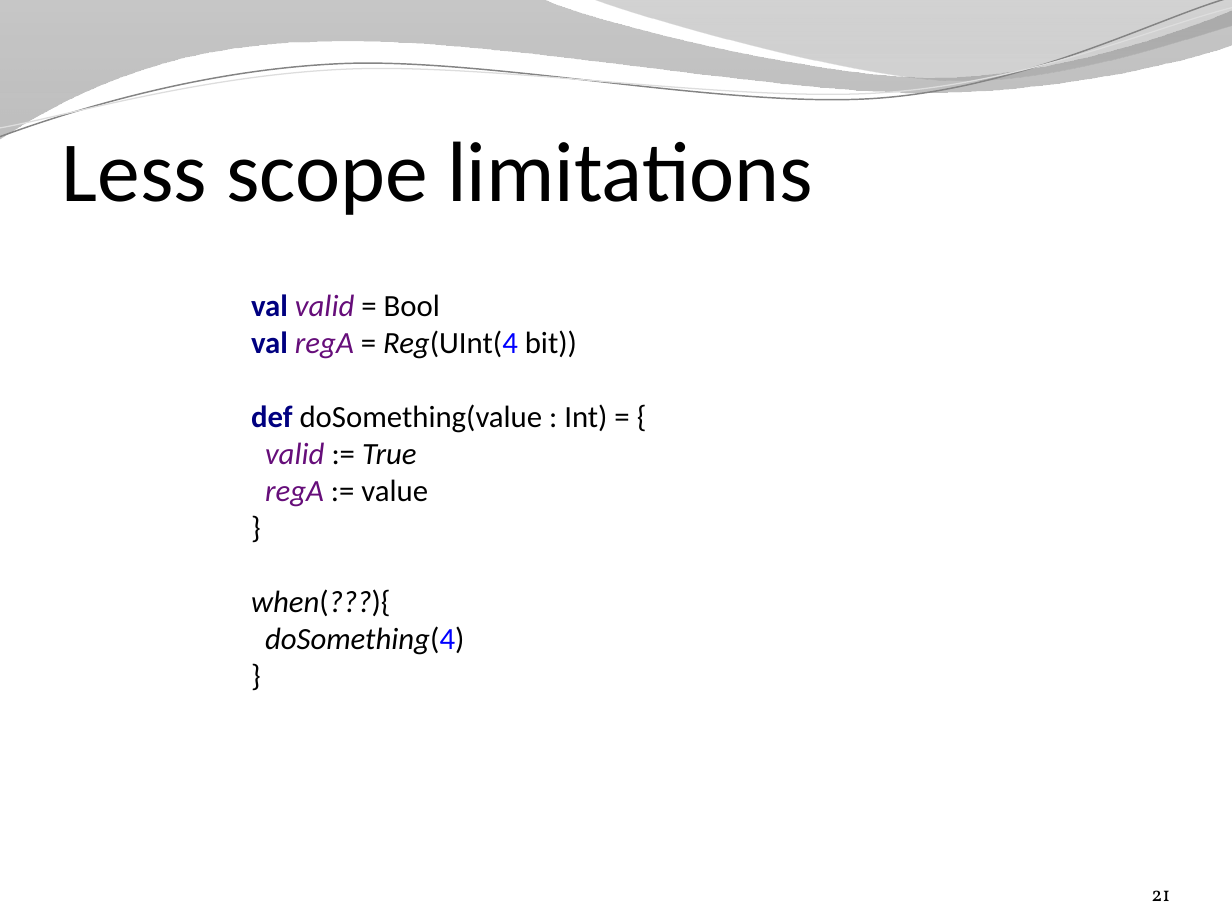
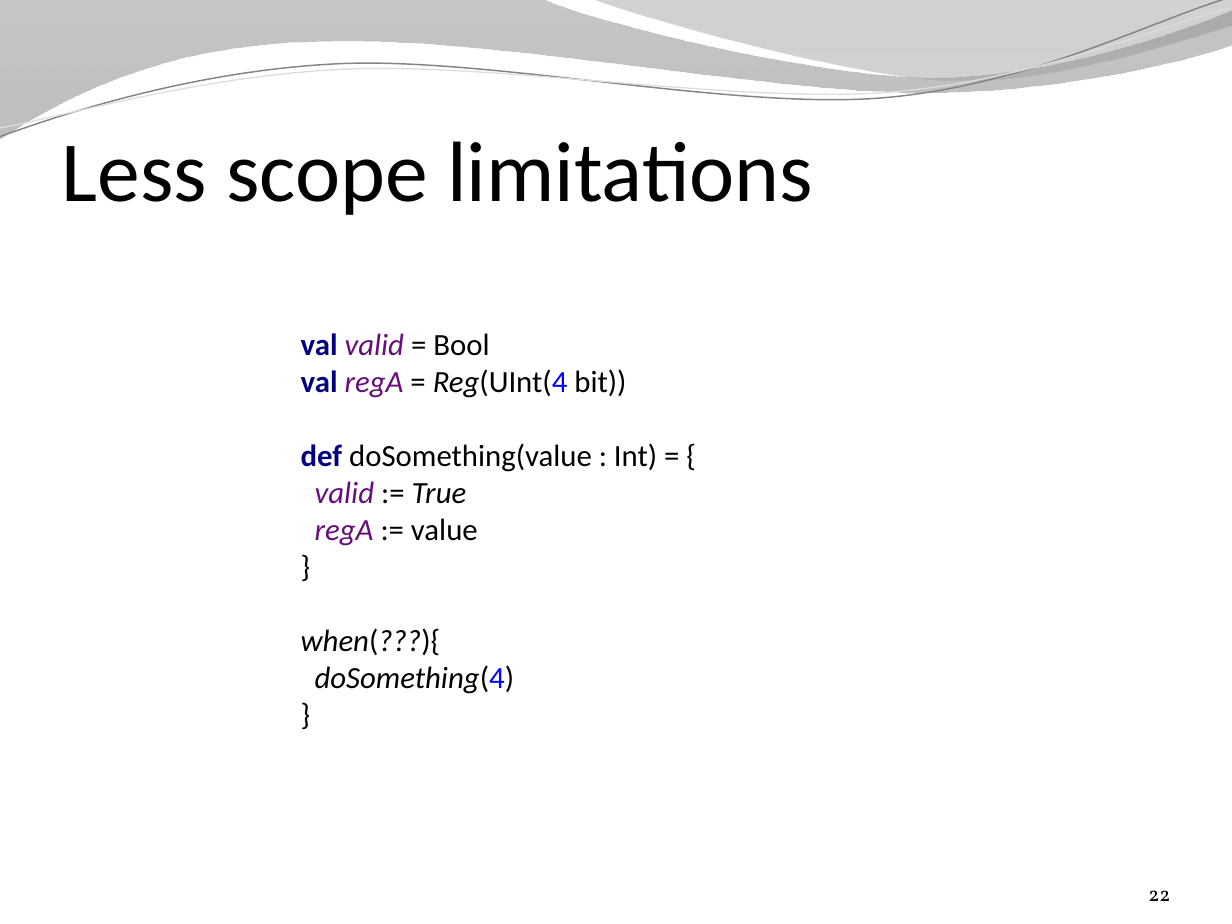
Before and after one commit to SpinalHDL/SpinalDoc, a slide deck: slide 22 of presentation/en/presentation3.pptx (slide 21 before the commit). Drawn at 1232x924 pixels with LibreOffice and Linux fonts; fonts in the diff are those of the drawing; background and template pictures are left out. Boxes give left, top, right and bottom in pixels: in the first picture for what was removed or moved away, otherwise in the second. Text is boxed around its words. In the diff, an @@ line names an element or a change of style, - is before the commit and + after.

```diff
--- a/presentation/en/presentation3.pptx
+++ b/presentation/en/presentation3.pptx
@@ text "val valid = Bool val ...": place and size @@
-text "val valid = Bool val ..." at (251,294,607,655)
+text "val valid = Bool val ..." at (301,333,657,694)
@@ page number at (1148,890,1170,901): text changed @@
-21
+22
```
Also in this commit, not shown: 1 other slide changed, 5 slides added, 1 other file.
